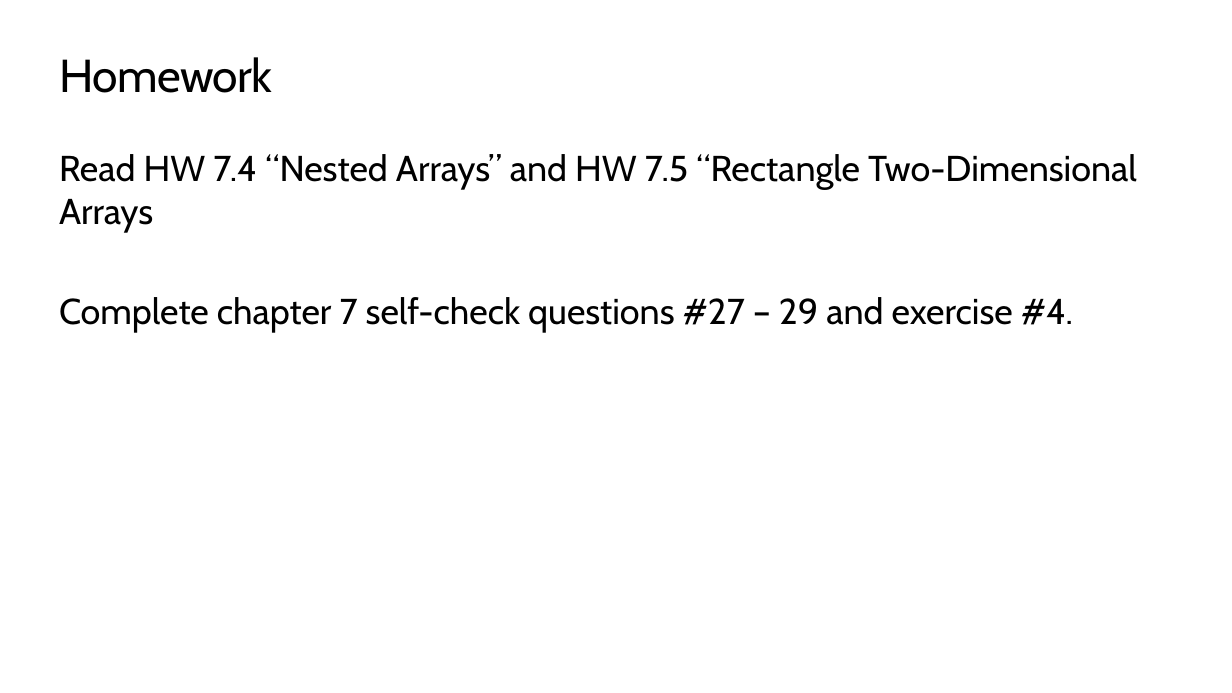
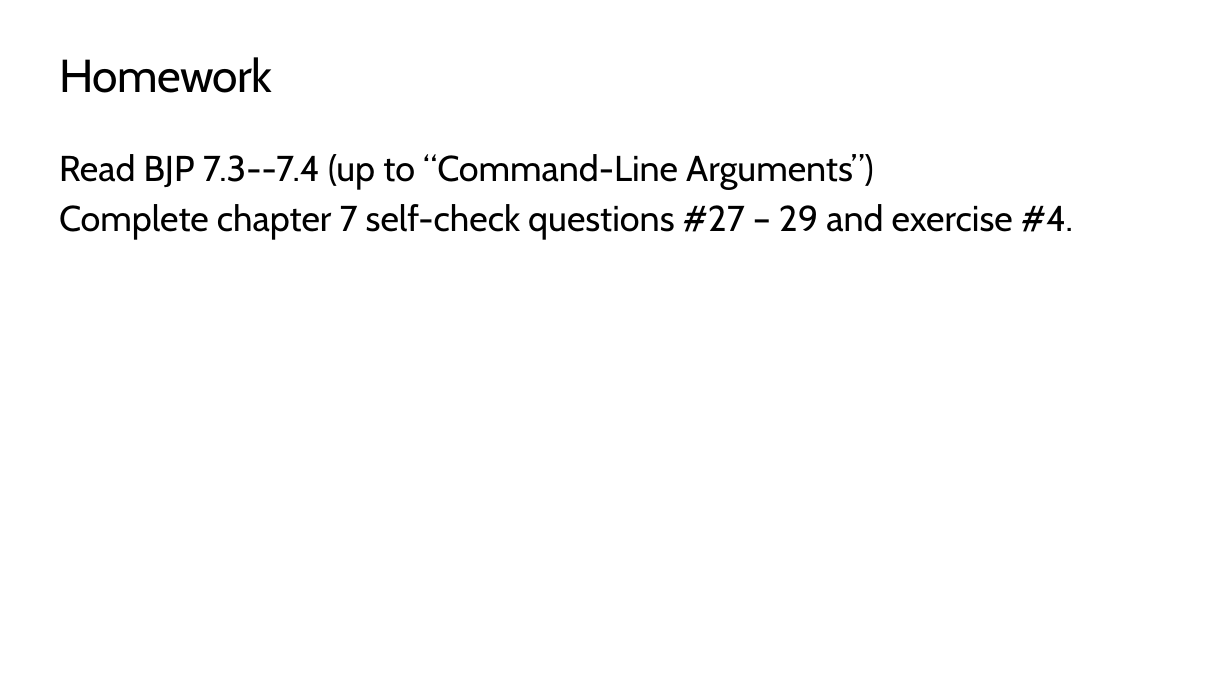
Before and after one commit to TEALSK12/apcsa-public, a slide deck: slide 55 of curriculum/Unit4/Unit4.pptx. Drawn at 1232x693 pixels with LibreOffice and Linux fonts; fonts in the diff are those of the drawing; background and template pictures are left out. Boxes give left, top, right and bottom in pixels: in the first picture for what was removed or moved away, otherwise in the second. Text is boxed around its words. In the diff, an @@ line names an element or a change of style, - is before the commit and + after.

```diff
--- a/curriculum/Unit4/Unit4.pptx
+++ b/curriculum/Unit4/Unit4.pptx
@@ text at bbox=[59, 154, 874, 189]: text changed @@
-Read HW 7.4 “Nested Arrays” and HW 7.5 “Rectangle Two-Dimensional Arrays
+Read BJP 7.3--7.4 (up to “Command-Line Arguments”)
```
Also in this commit, not shown: 10 other slides changed, 2 other files.
